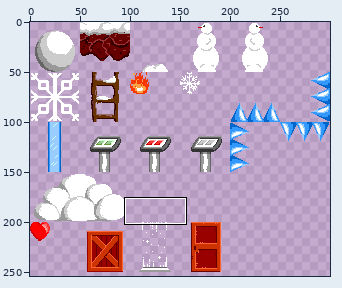
Two versions of one sprite sheet, src/res/images/tileset1.png. Above: a wide view before the commit, with the close-up outlined.
Close-up. Old version:
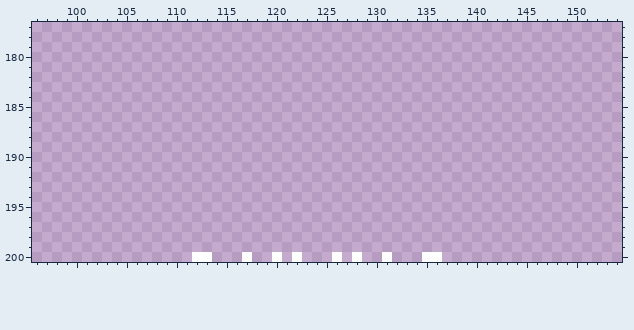
The file is 300x300 pixels. Shown: x 96..154, y 177..200. The wide view leaves out empty margins.
New version:
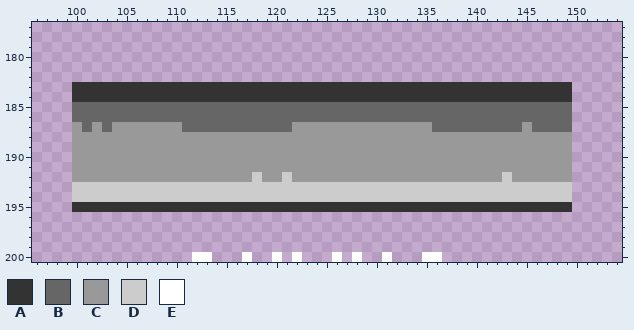
Palette (. is transparent): A #333333  B #666666  C #999999  D #cccccc  E #ffffff
Changes in this commit:
The author put colour A in rows 183 to 184 at x 100 to 149; in row 195 at x 100 to 149.
The author put colour B in rows 185 to 186 at x 100 to 149; in row 187 at x 101, 103, 111 to 121, 136 to 144 and 146 to 149.
The author put colour C in row 187 at x 100, 102, 104 to 110, 122 to 135 and 145; in rows 188 to 191 at x 100 to 149; in row 192 at x 100 to 117, 119 to 120, 122 to 142 and 144 to 149.
The author put colour D in row 192 at x 118, 121 and 143; in rows 193 to 194 at x 100 to 149.
Boxes around the changes in both close-ups, in picture pixels (x1, y1, x2, y2):
added: (72, 82, 572, 212)
